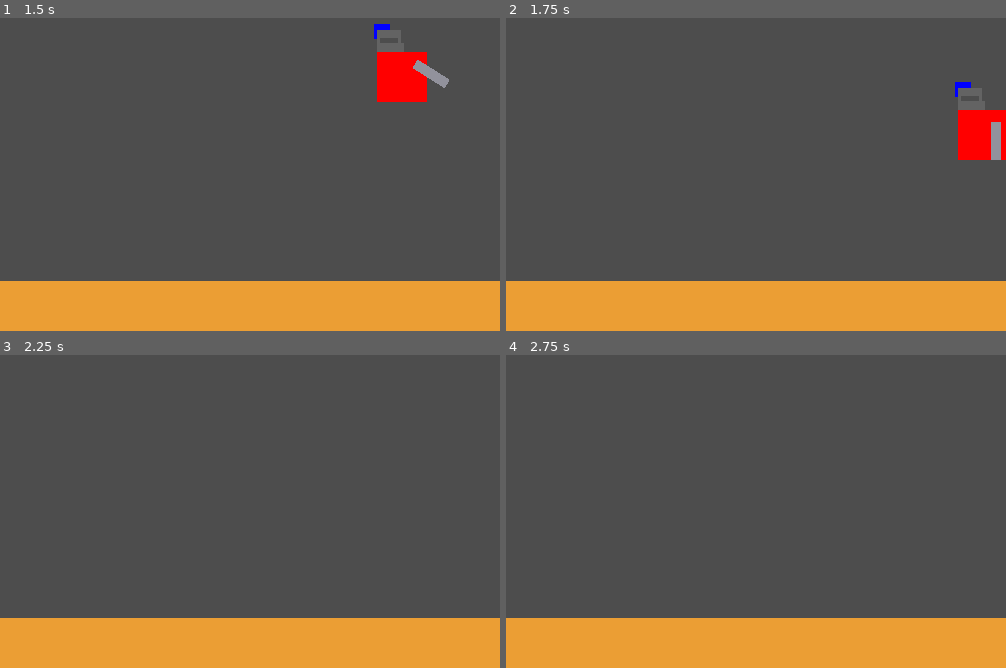
Above: before the commit, frames 1-4 (two rows, left to right).
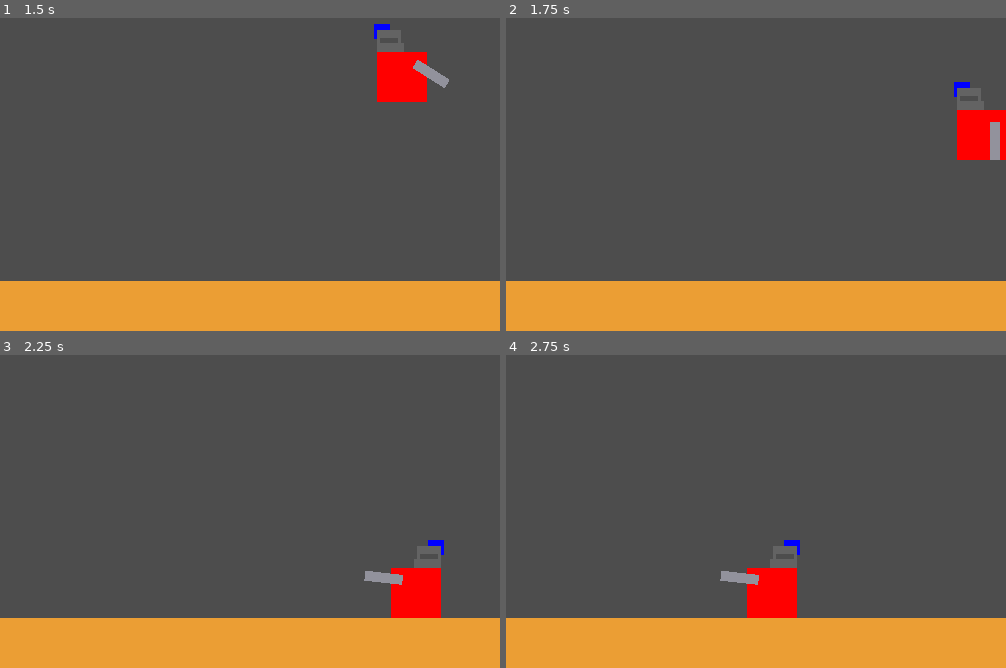
Above: after the commit, the same moments.

Repository: AceLeft/Dragon-Fall-Godot
Game: Godot game, scene res://lair/lair.tscn
Same seed, same stepped clock (60 frames per second), same inputs: the game is played once before the commit and once after it.
Inputs:
- Up to frame 1 (1.5 s): hold Space (attack) 0.53-1.28 s; hold D (move_right) from 0.53 s (still down); tap S (jump) at 0.77 s; tap Space (attack) at 1.35 s
- Up to frame 2 (1.75 s): keep holding D (move_right); tap S (jump) at 1.52 s
- Up to frame 3 (2.25 s): release D (move_right) at 2.03 s; hold Left (move_left) from 2.03 s (still down); hold Space (attack) from 2.03 s (still down)
- Up to frame 4 (2.75 s): keep holding Left (move_left); keep holding Space (attack)

Frame 1 is identical in both runs. In frame 2, 0.1% of the frame differs, in the area x 89-99%, y 20-46%; in frame 3, 1.8%, in the area x 72-89%, y 59-85%; in frame 4, 1.8%.

Commit message:
Prevent player from going offscreen

Diff:
--- a/project/lair/lair.tscn
+++ b/project/lair/lair.tscn
@@ -1,7 +1,10 @@
-[gd_scene load_steps=3 format=3 uid="uid://csfal2su2rx0e"]
+[gd_scene load_steps=4 format=3 uid="uid://csfal2su2rx0e"]
 
 [ext_resource type="PackedScene" uid="uid://4c3xh7147ypi" path="res://lair/floor.tscn" id="1_x2ilx"]
 [ext_resource type="PackedScene" uid="uid://d0i3ojk6o63mg" path="res://knight/player.tscn" id="2_f42se"]
+
+[sub_resource type="RectangleShape2D" id="RectangleShape2D_tyby4"]
+size = Vector2(88.5, 498)
 
 [node name="Lair" type="Node2D"]
 
@@ -9,3 +12,19 @@
 
 [node name="Player" parent="." instance=ExtResource("2_f42se")]
 position = Vector2(117, 373)
+
+[node name="LeftWall" type="StaticBody2D" parent="."]
+collision_layer = 4
+collision_mask = 3
+
+[node name="CollisionShape2D" type="CollisionShape2D" parent="LeftWall"]
+position = Vector2(-44, 250)
+shape = SubResource("RectangleShape2D_tyby4")
+
+[node name="RightWall" type="StaticBody2D" parent="."]
+collision_layer = 4
+collision_mask = 3
+
+[node name="CollisionShape2D" type="CollisionShape2D" parent="RightWall"]
+position = Vector2(545, 250)
+shape = SubResource("RectangleShape2D_tyby4")
